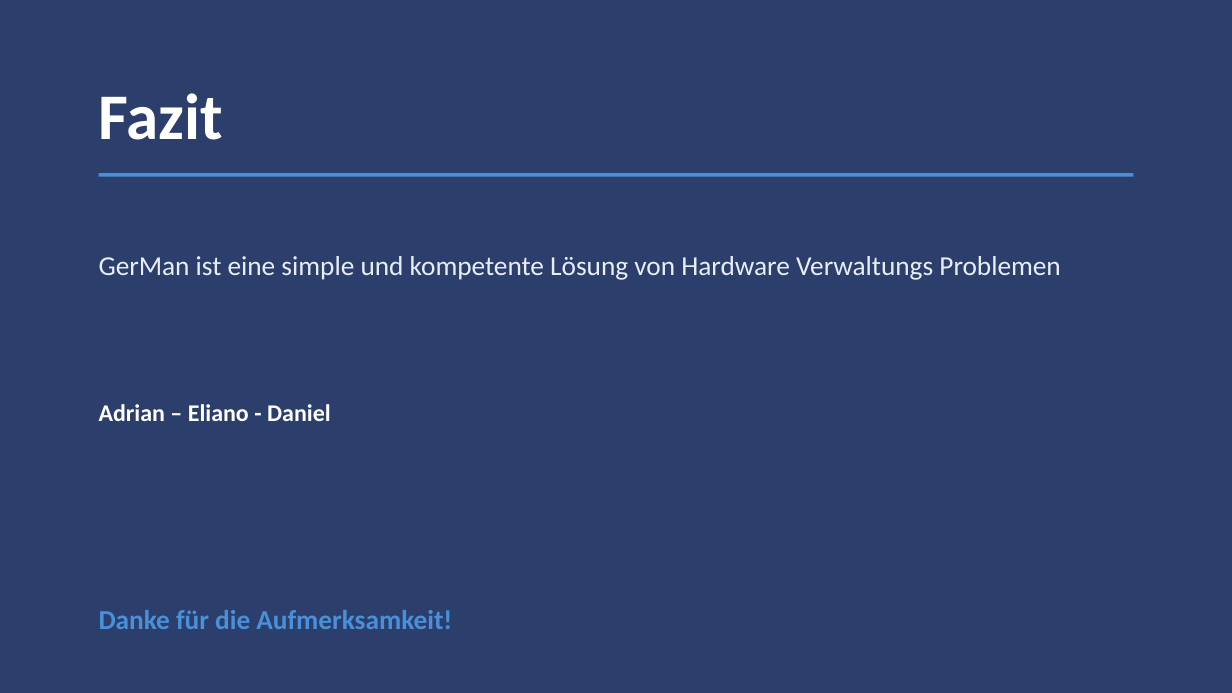
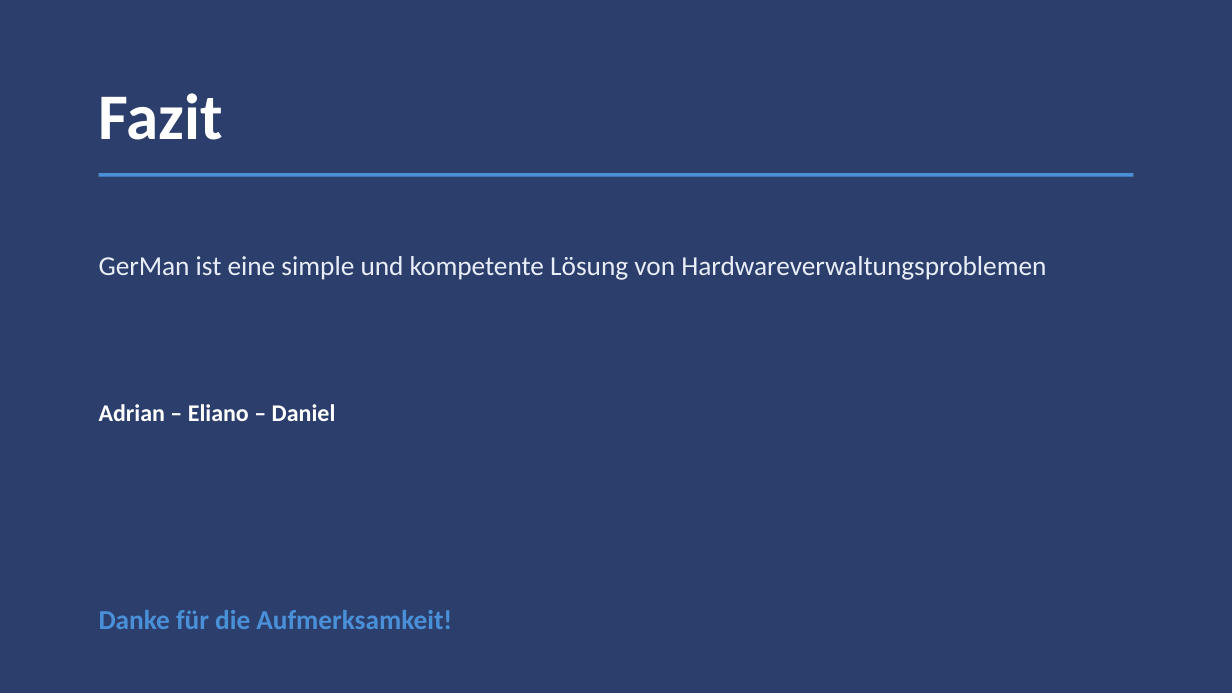
Before and after one commit to Nagerholz/GerMan, a slide deck: slide 10 of GerMan_Präsi.pptx. Drawn at 1232x693 pixels with LibreOffice and Linux fonts; fonts in the diff are those of the drawing. Boxes give left, top, right and bottom in pixels: in the first picture for what was removed or moved away, otherwise in the second. Text is boxed around its words. In the diff, an @@ line names an element or a change of style, - is before the commit and + after.

```diff
--- a/GerMan_Präsi.pptx
+++ b/GerMan_Präsi.pptx
@@ text at (99,256,1046,280): text changed @@
-GerMan ist eine simple und kompetente Lösung von Hardware Verwaltungs Problemen
+GerMan ist eine simple und kompetente Lösung von Hardwareverwaltungsproblemen
@@ text at (99,404,336,421): text changed @@
-Adrian – Eliano - Daniel
+Adrian – Eliano – Daniel
```
Also in this commit, not shown: 2 other slides changed.
